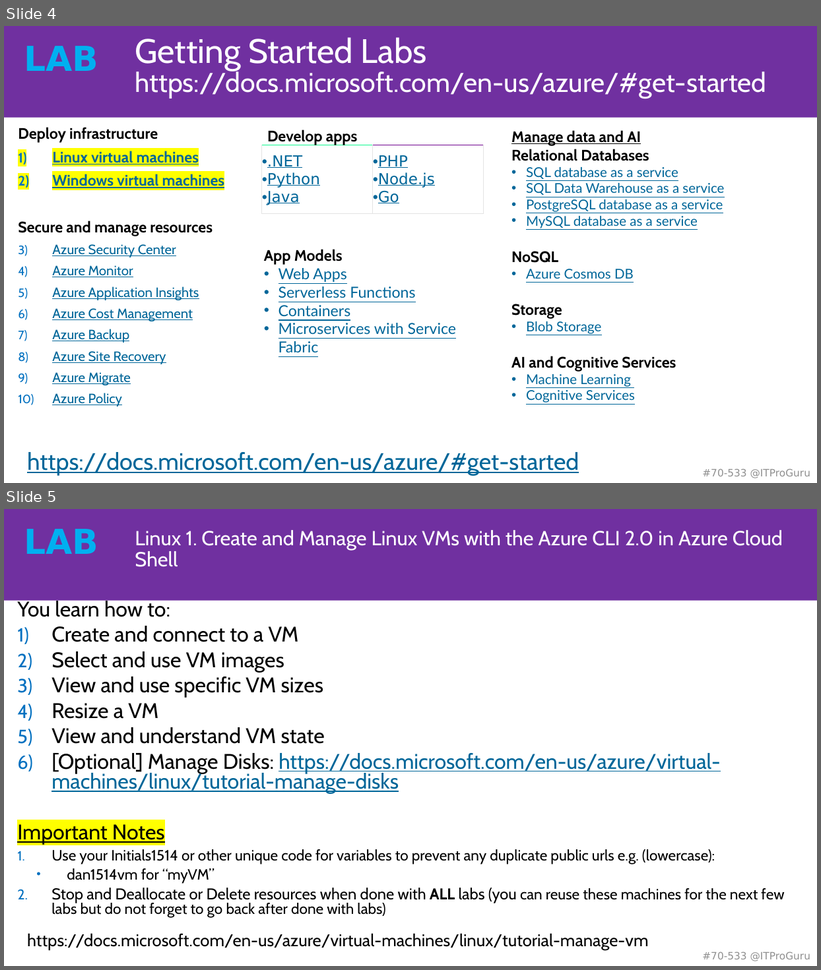
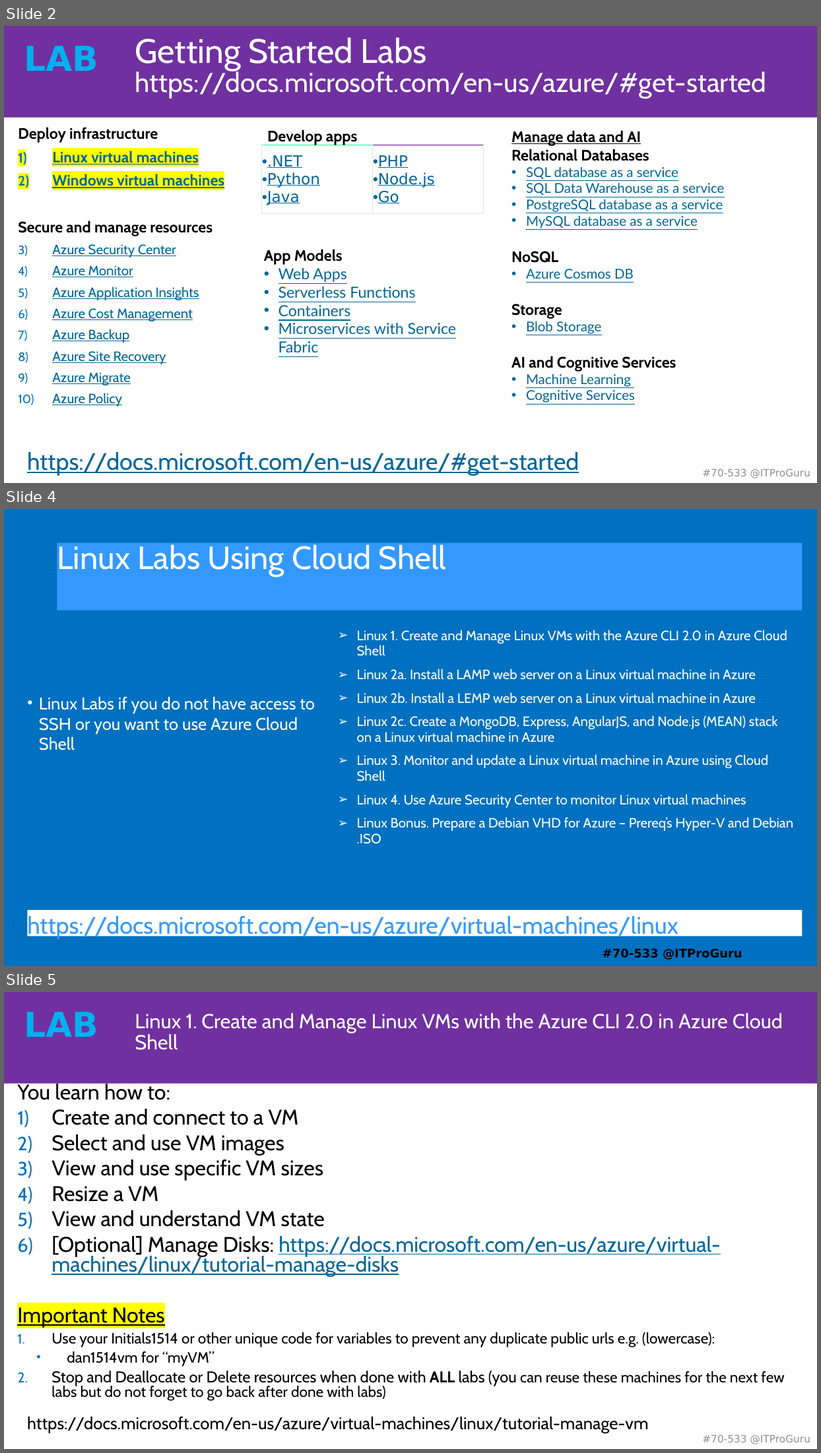
Before and after one commit to guruskill/70-535, a slide deck: Labs/70-535-00-Labs.pptx. Shown one above the other, each under a label of ours: slides 4 and 5 before the commit, slides 2, 4 and 5 after it; the slides between them are not shown. The pictures are 821x970 and 821x1453 pixels, drawn with LibreOffice and Linux fonts; fonts in the diff are those of the drawing. Boxes give left, top, right and bottom in pixels: in the first picture for what was removed or moved away, otherwise in the second. Text is boxed around its words. In the diff, an @@ line names an element or a change of style, - is before the commit and + after.

Commit message:
Add Labs

```diff
--- a/Labs/70-535-00-Labs.pptx
+++ b/Labs/70-535-00-Labs.pptx
@@ slide 4 added at bbox=[4, 509, 817, 966], background #0070C0 @@
@@ title added at bbox=[57, 543, 803, 611], fill #3399FF, 38 pt, text #FFFFFF @@
+Linux Labs Using Cloud Shell
@@ subtitle added at bbox=[357, 630, 793, 844], 16 pt, text #FFFFFF @@
+➢ Linux 1. Create and Manage Linux VMs with the Azure CLI 2.0 in Azure Cloud Shell
+➢ Linux 2a. Install a LAMP web server on a Linux virtual machine in Azure
+➢ Linux 2b. Install a LEMP web server on a Linux virtual machine in Azure
+➢ Linux 2c. Create a MongoDB, Express, AngularJS, and Node.js (MEAN) stack on a Linux virtual machine in Azure
+➢ Linux 3. Monitor and update a Linux virtual machine in Azure using Cloud Shell
+➢ Linux 4. Use Azure Security Center to monitor Linux virtual machines
+➢ Linux Bonus. Prepare a Debian VHD for Azure – Prereq’s Hyper-V and Debian .ISO
@@ text added at bbox=[39, 696, 315, 751], 20 pt, text #FFFFFF @@
+• Linux Labs if you do not have access to SSH or you want to use Azure Cloud Shell
@@ text added at bbox=[27, 910, 803, 937], fill #FFFFFF, 28 pt, text #3399FF @@
+https://docs.microsoft.com/en-us/azure/virtual-machines/linux
@@ text added at bbox=[603, 949, 743, 960], 14 pt, text #000000, bold @@
+#70-533 @ITProGuru
@@ what was slide 4 is now slide 2 @@
```
Also in this commit, not shown: 10 slides changed, 4 other slides added, 3 slides removed.
